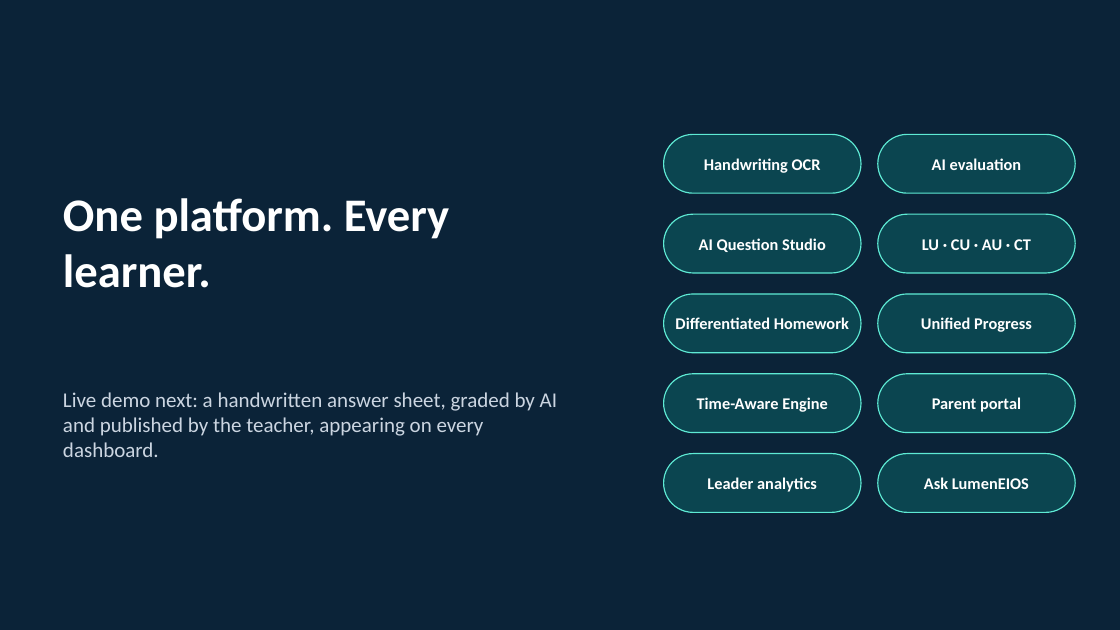
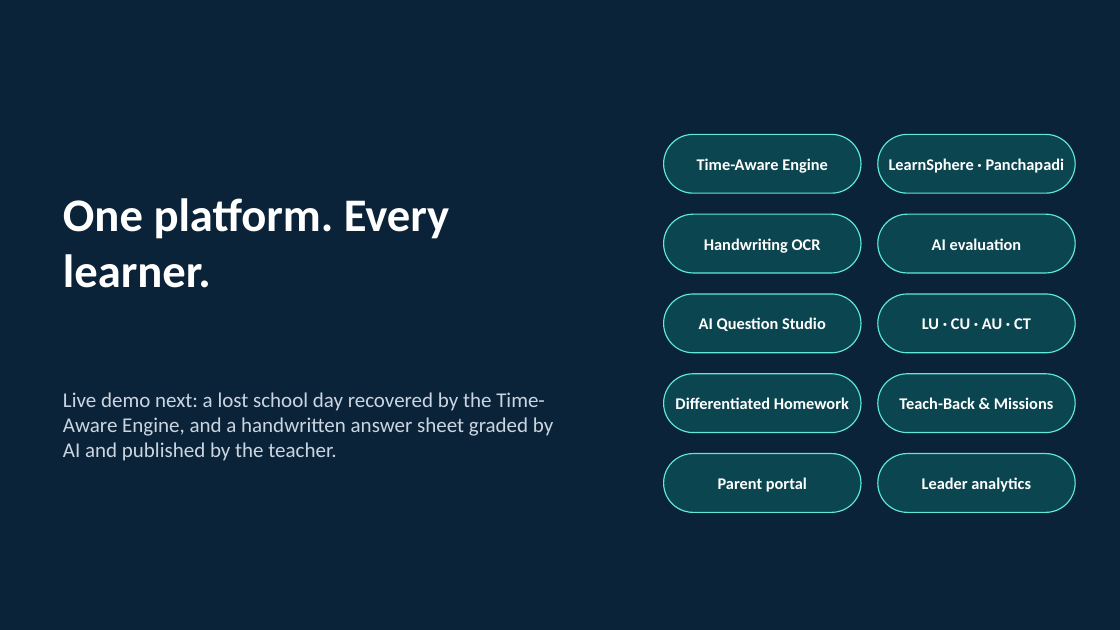
Before and after one commit to Agamjot0123/LumenEIOS, a slide deck: slide 17 of demo/presentation/LumenEIOS_Presentation.pptx (slide 13 before the commit). Drawn at 1120x630 pixels with LibreOffice and Linux fonts; fonts in the diff are those of the drawing. Boxes give left, top, right and bottom in pixels: in the first picture for what was removed or moved away, otherwise in the second. Text is boxed around its words. In the diff, an @@ line names an element or a change of style, - is before the commit and + after.

```diff
--- a/demo/presentation/LumenEIOS_Presentation.pptx
+++ b/demo/presentation/LumenEIOS_Presentation.pptx
@@ text "Time-Aware Engine": place and size @@
-text "Time-Aware Engine" at (697,397,827,412)
+text "Time-Aware Engine" at (697,158,827,173)
@@ text added at (889,158,1065,173), 14 pt, text #FFFFFF, bold @@
+LearnSphere · Panchapadi
@@ text removed at (921,317,1032,332) @@
-Unified Progress
@@ 5 texts: place and size @@
-5 texts at (675,158,1031,329)
+5 texts at (675,238,1031,409)
@@ text at (63,392,553,461): text changed @@
-Live demo next: a handwritten answer sheet, graded by AI and published by the teacher, appearing on every dashboard.
+Live demo next: a lost school day recovered by the Time-Aware Engine, and a handwritten answer sheet graded by AI and published by the teacher.
@@ text at (899,397,1053,409): text changed @@
-Parent portal
+Teach-Back & Missions
@@ text at (718,477,807,492): text changed @@
-Leader analytics
+Parent portal
@@ text at (922,477,1031,492): text changed @@
-Ask LumenEIOS
+Leader analytics
```
Also in this commit, not shown: 3 other slides changed, 4 slides added.
